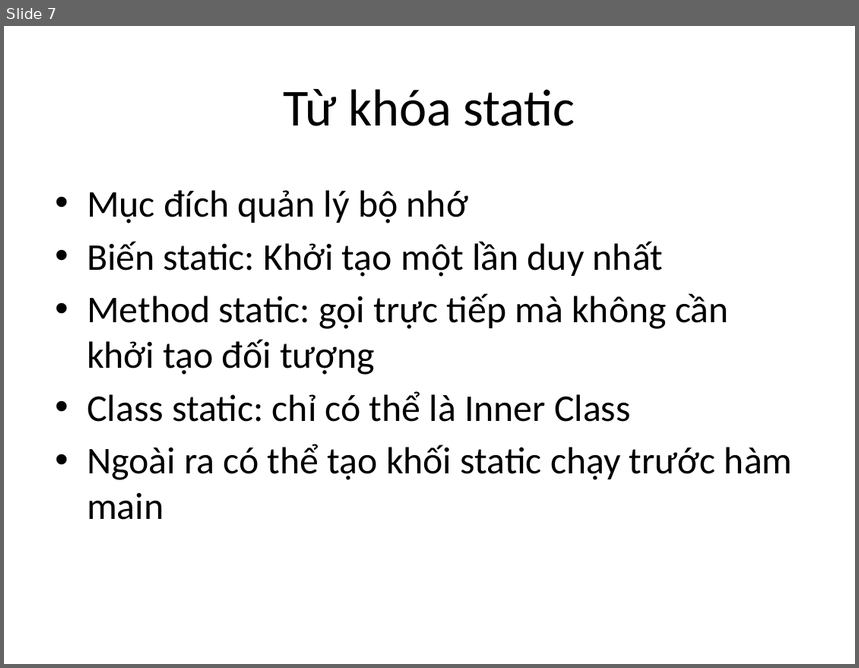
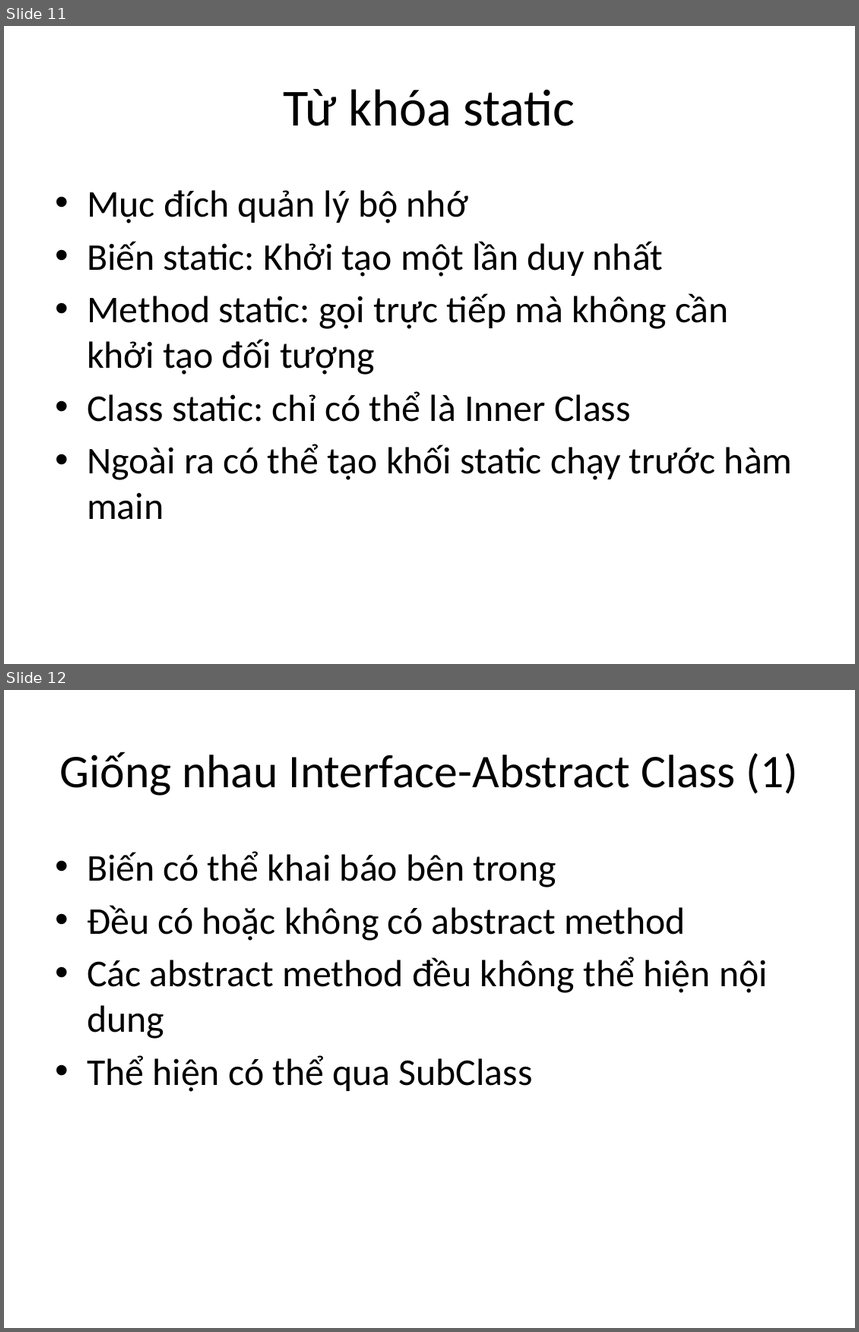
Before and after one commit to phithanh97cs/T3H, a slide deck: 5. Other/Free/Abstract and Interface.pptx. Shown one above the other, each under a label of ours: slide 7 before the commit, slides 11 and 12 after it. The pictures are 859x668 and 859x1332 pixels, drawn with LibreOffice and Linux fonts; fonts in the diff are those of the drawing. Boxes give left, top, right and bottom in pixels: in the first picture for what was removed or moved away, otherwise in the second. Text is boxed around its words. In the diff, an @@ line names an element or a change of style, - is before the commit and + after.

```diff
--- a/5. Other/Free/Abstract and Interface.pptx
+++ b/5. Other/Free/Abstract and Interface.pptx
@@ slide 12 added at [4, 690, 855, 1328], background #FFFFFF @@
@@ title added at [60, 752, 798, 796], 39.6 pt, text #000000 @@
+Giống nhau Interface-Abstract Class (1)
@@ text added at [87, 851, 768, 1092], 32 pt, text #000000 @@
+• Biến có thể khai báo bên trong
+• Đều có hoặc không có abstract method
+• Các abstract method đều không thể hiện nội dung
+• Thể hiện có thể qua SubClass
@@ what was slide 7 is now slide 11 @@
```
Also in this commit, not shown: 1 slide changed, 12 other slides added, 12 slides removed, 10 other files.
